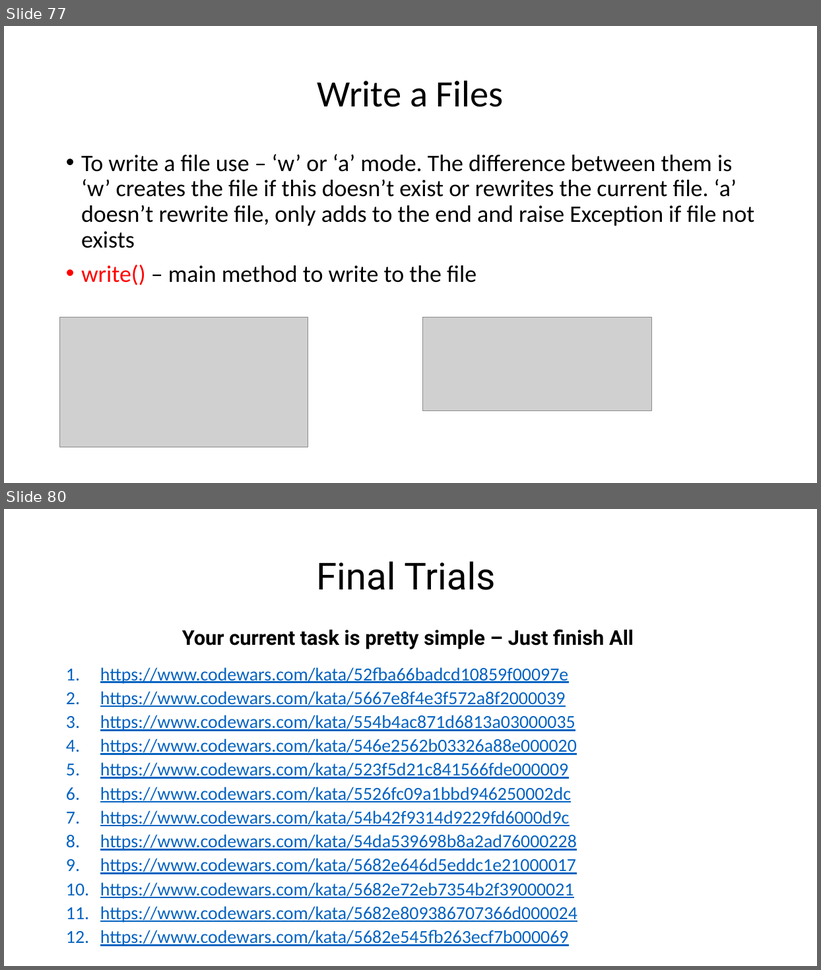
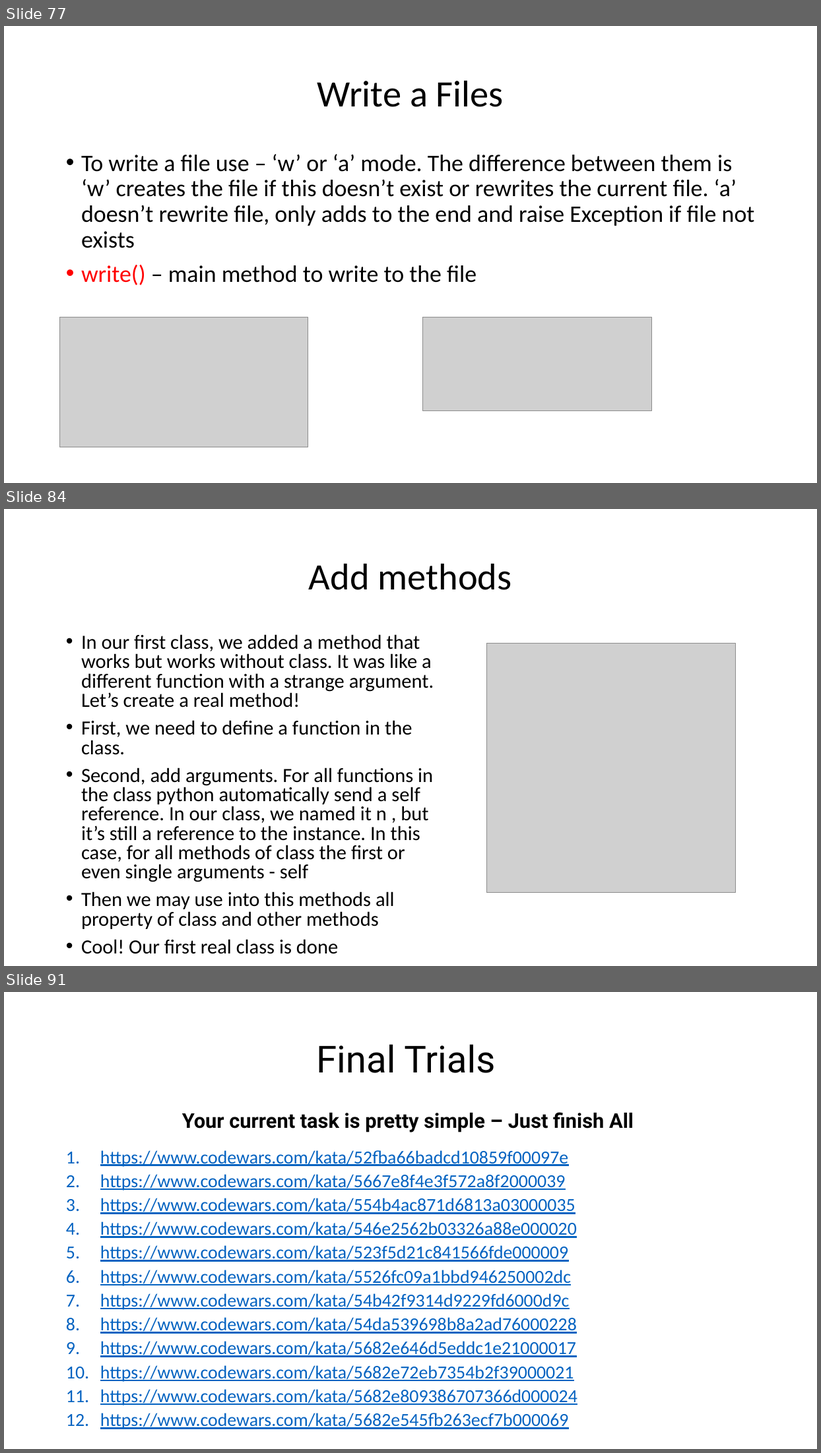
Before and after one commit to WonderLuc/brother-bootcamp, a slide deck: python 101/python_101.pptx. Shown one above the other, each under a label of ours: slides 77 and 80 before the commit, slides 77, 84 and 91 after it; the slides between them are not shown. The pictures are 821x970 and 821x1453 pixels, drawn with LibreOffice and Linux fonts; fonts in the diff are those of the drawing; grey boxes stand for pictures; background and template pictures are left out. Boxes give left, top, right and bottom in pixels: in the first picture for what was removed or moved away, otherwise in the second. Text is boxed around its words. In the diff, an @@ line names an element or a change of style, - is before the commit and + after.

Commit message:
feat: add classes block

```diff
--- a/python 101/python_101.pptx
+++ b/python 101/python_101.pptx
@@ slide 84 added at <box>4,509,817,966</box>, background picture (left out) @@
@@ title added at <box>309,563,512,590</box>, 44 pt, text #000000 @@
+Add methods
@@ text added at <box>81,634,434,955</box>, 23.8 pt, text #000000 @@
+• In our first class, we added a method that works but works without class. It was like a different function with a strange argument. Let’s create a real method!
+• First, we need to define a function in the class.
+• Second, add arguments. For all functions in the class python automatically send a self reference. In our class, we named it n , but it’s still a reference to the instance. In this case, for all methods of class the first or even single arguments - self
+• Then we may use into this methods all property of class and other methods
+• Cool! Our first real class is done
@@ picture added at <box>487,644,736,892</box> @@
@@ what was slide 80 is now slide 91 @@
```
Also in this commit, not shown: 2 slides changed, 10 other slides added, 1 other file.
